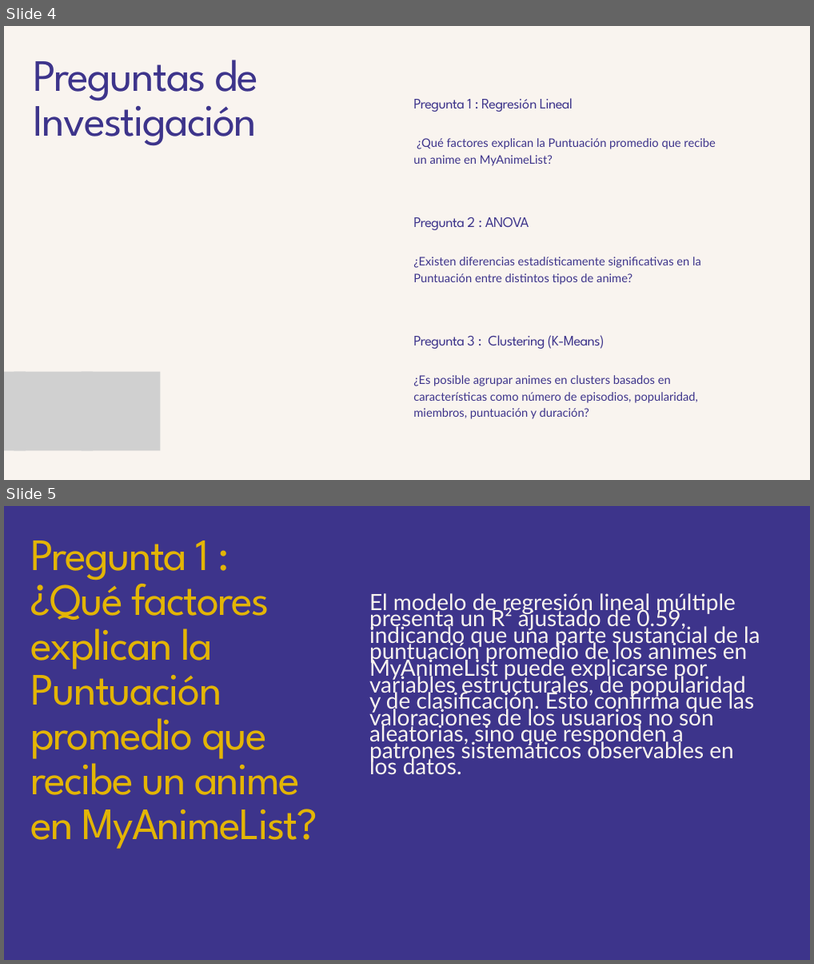
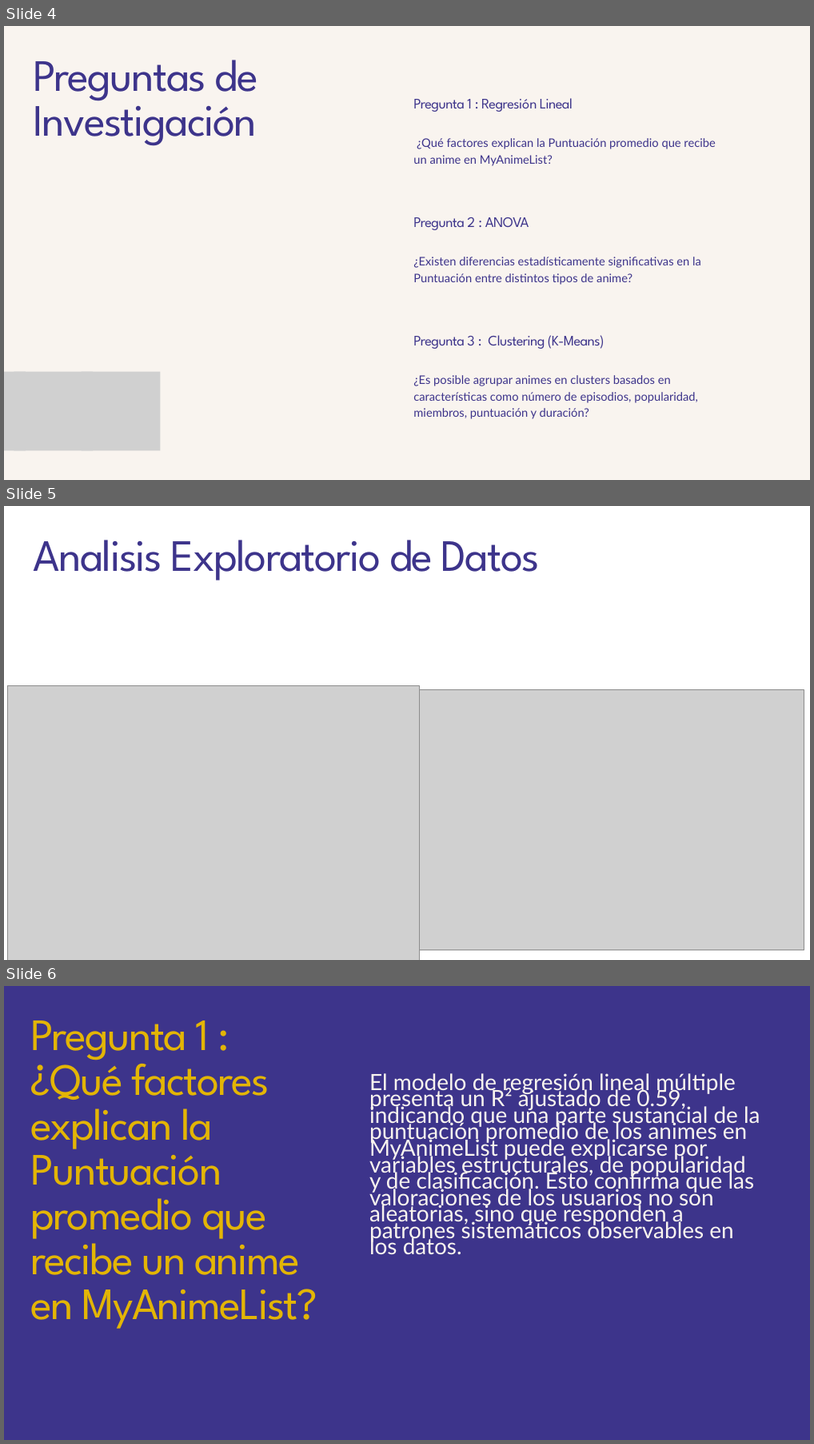
Before and after one commit to Srdariansitop/Anime-Data-Science-Project, a slide deck: Power Point/Presentación - Proyecto de Data Science.pptx. Shown one above the other, each under a label of ours: slides 4 and 5 before the commit, slides 4, 5 and 6 after it. The pictures are 814x964 and 814x1444 pixels, drawn with LibreOffice and Linux fonts; fonts in the diff are those of the drawing; grey boxes stand for pictures. Boxes give left, top, right and bottom in pixels: in the first picture for what was removed or moved away, otherwise in the second. Text is boxed around its words. In the diff, an @@ line names an element or a change of style, - is before the commit and + after.

```diff
--- a/Power Point/Presentación - Proyecto de Data Science.pptx
+++ b/Power Point/Presentación - Proyecto de Data Science.pptx
@@ slide 5 added at [4, 506, 810, 960], background #FFFFFF @@
@@ text added at [34, 540, 540, 580], 80 pt, text #3D348B @@
+Analisis Exploratorio de Datos
@@ picture added at [7, 686, 419, 960] @@
@@ picture added at [420, 689, 804, 949] @@
@@ what was slide 5 is now slide 6 @@
```
Also in this commit, not shown: 2 slides changed, 3 other files.
